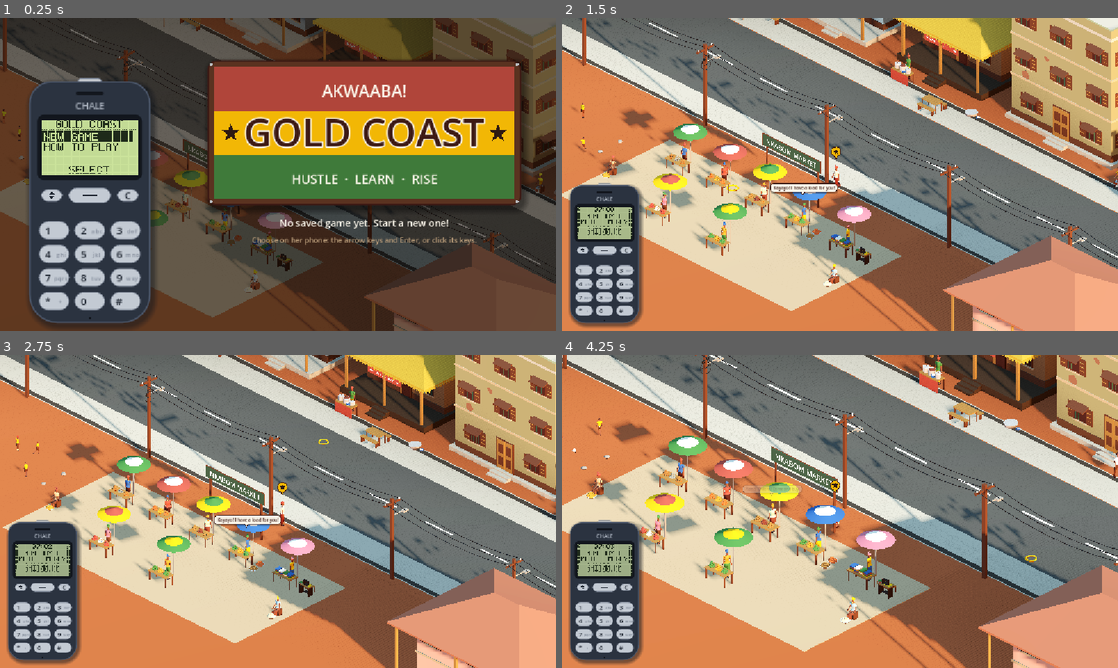
Above: before the commit, frames 1-4 (two rows, left to right).
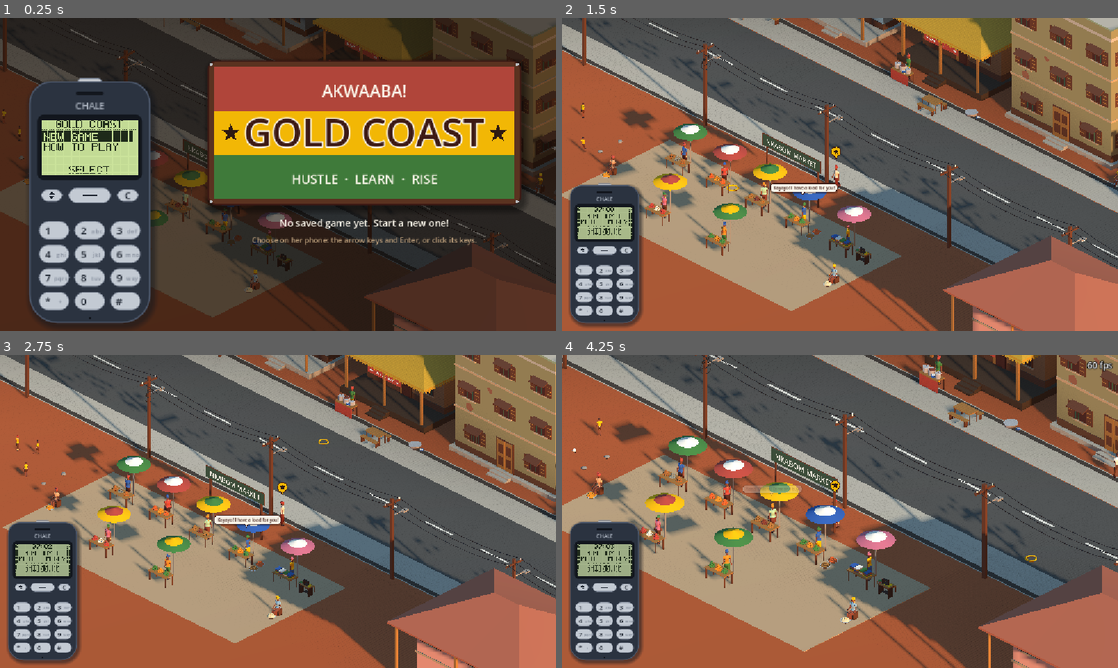
Above: after the commit, the same moments.

Repository: asieduofeijnr/gold_coast
Game: Godot game, scene res://scenes/main/main.tscn
The game is run twice, just before and just after one commit, with the same random seed, the same clock (stepped at 60 frames per second) and the same inputs.
Inputs (mouse positions are in pixels of both pictures, inside the frame that each line leads up to):
- Up to frame 1 (0.25 s): no input
- Up to frame 2 (1.5 s): tap Enter (ui_accept) at 0.5 s; drag from (650, 202) to (895, 105) at 0.52 s; drag from (728, 190) to (812, 237) at 1.27 s
- Up to frame 3 (2.75 s): move the mouse to (333, 442) at 2.02 s; hold D (move_right) from 2.03 s (still down); hold Space (recenter_camera) from 2.03 s (still down); click (333, 442) at 2.17 s
- Up to frame 4 (4.25 s): release D (move_right) at 2.75 s; release Space (recenter_camera) at 2.75 s; drag from (812, 574) to (673, 464) at 2.77 s; move the mouse to (1006, 558) at 3.52 s; hold A (move_left) from 3.53 s (still down); hold Mouse wheel up (zoom_in) from 3.53 s (still down); click (1006, 558) at 3.67 s; tap Enter (ui_accept) at 3.77 s; tap F8 (debug_show_fps, bound only after the commit) at 4.15 s

The runs differ from the first frame. In frame 1, 0.6% of the frame differs, in the area x 1-100%, y 1-100%; in frame 2, 88%; in frame 3, 88%; in frame 4, 88%, in the area x 0-100%, y 0-100%.

Commit message:
Job 16: web build
A "Web" export (without threads, so any web host works, and without the
tests) builds the game into gold-coast/build/web. With the web's
Compatibility renderer the daylight came out washed out, so it gets its own
tone mapping there (the Mac's look is unchanged). Each character is now drawn
in one part instead of one per color, and townspeople only animate while
they're on the screen: with the web renderer, the town went from 30-62 to
87-124 frames a second on the Mac.

Also: F8 shows the frame rate in test builds, a "Web check" build tests saving
across a page reload in a real browser, tests/serve_web.sh builds and serves
the web versions to try them, and the phone's font gained "+".

391 automated checks, all passing.

Diff:
--- a/gold-coast/project.godot
+++ b/gold-coast/project.godot
@@ -14,7 +14,7 @@
 run/main_scene="res://scenes/main/main.tscn"
 config/features=PackedStringArray("4.7", "Forward Plus")
 config/icon="res://icon.svg"
-config/tags=PackedStringArray()
+run/main_scene.web_check="res://tests/web_check.tscn"
 
 [autoload]
 
@@ -113,6 +113,11 @@
 "events": [Object(InputEventKey,"resource_local_to_scene":false,"resource_name":"","device":-1,"window_id":0,"alt_press …(195 unchanged characters)…
 ]
 }
+debug_show_fps={
+"deadzone": 0.2,
+"events": [Object(InputEventKey,"resource_local_to_scene":false,"resource_name":"","device":-1,"window_id":0,"alt_pressed":false,"shift_pressed":false,"ctrl_pressed":false,"meta_pressed":false,"pressed":false,"keycode":0,"physical_keycode":4194339,"key_label":0,"unicode":0,"location":0,"echo":false,"script":null)
+]
+}
 phone_menu={
 "deadzone": 0.2,
 "events": [Object(InputEventKey,"resource_local_to_scene":false,"resource_name":"","device":-1,"window_id":0,"alt_press …(195 unchanged characters)…
@@ -122,11 +127,10 @@
 
 [physics]
 
+3d/physics_engine="Jolt Physics"
 common/physics_interpolation=true
-3d/physics_engine="Jolt Physics"
 
 [rendering]
 
 rendering_device/driver.windows="d3d12"
 anti_aliasing/quality/msaa_3d=2
-renderer/rendering_method="forward_plus"
--- a/gold-coast/scenes/buildings/building.tscn
+++ b/gold-coast/scenes/buildings/building.tscn
@@ -1,6 +1,6 @@
-[gd_scene format=3]
+[gd_scene format=3 uid="uid://lf3be2y2wgf0"]
 
-[ext_resource type="Script" path="res://scenes/buildings/building.gd" id="1_building"]
+[ext_resource type="Script" uid="uid://qoq6u3mgal20" path="res://scenes/buildings/building.gd" id="1_building"]
 
-[node name="Building" type="Node3D"]
+[node name="Building" type="Node3D" unique_id=1656309544]
 script = ExtResource("1_building")
--- a/gold-coast/scenes/people/townsperson.gd
+++ b/gold-coast/scenes/people/townsperson.gd
@@ -77,8 +77,11 @@
 		_animation_player.get_animation(animation_name).loop_mode = Animation.LOOP_LINEAR
 	_animation_player.play("idle")
 	_animation_player.seek(randf() * _animation_player.current_animation_length) # nobody breathes in step
+	_animate_only_on_screen(self, _animation_player)
 	_meshes = _model.find_children("*", "MeshInstance3D")
 	_dress()
+	for body: MeshInstance3D in _meshes:
+		CharacterParts.merge(body) # one part instead of one per color: much quicker to draw
 	var on_head := BoneAttachment3D.new()
 	on_head.bone_name = "Head"
 	(_model.find_child("Skeleton3D") as Skeleton3D).add_child(on_head)
@@ -225,6 +228,19 @@
 		_animation_player.speed_scale = 1.0
 
 
+## Makes `player` (a character's animations) only move while `character` is on
+## the screen. With fifty people in town, animating them all every frame was
+## the game's biggest cost, so people off the screen (or hidden) hold still
+## until the camera can see them again. They keep walking their routes.
+static func _animate_only_on_screen(character: Node3D, player: AnimationPlayer) -> void:
+	var on_screen := VisibleOnScreenNotifier3D.new()
+	on_screen.aabb = AABB(Vector3(-0.6, 0.0, -0.6), Vector3(1.2, 2.3, 1.2))
+	on_screen.screen_entered.connect(func() -> void: player.active = true)
+	on_screen.screen_exited.connect(func() -> void: player.active = false)
+	character.add_child(on_screen, false, Node.INTERNAL_MODE_FRONT)
+	player.active = false # until the camera first sees them
+
+
 func _play(animation: StringName) -> void:
 	if _animation_player.current_animation != animation and _animation_player.has_animation(animation):
 		_animation_player.play(animation, 0.25)
--- a/gold-coast/scenes/people/vendor.gd
+++ b/gold-coast/scenes/people/vendor.gd
@@ -44,10 +44,13 @@
 func _ready() -> void:
 	_rest_angle = rotation.y
 	_dress()
+	for body: MeshInstance3D in _character.find_children("*", "MeshInstance3D"):
+		CharacterParts.merge(body) # one part instead of one per color: much quicker to draw
 	var animation := pose if _animation_player.has_animation(pose) else &"idle"
 	_animation_player.get_animation(animation).loop_mode = Animation.LOOP_LINEAR
 	_animation_player.play(animation)
 	_animation_player.seek(randf() * _animation_player.current_animation_length) # don't breathe in time with the player
+	Townsperson._animate_only_on_screen(self, _animation_player)
 	var layer := CanvasLayer.new()
 	layer.process_mode = Node.PROCESS_MODE_ALWAYS # so she can talk while a menu has the game paused
 	add_child(layer, false, Node.INTERNAL_MODE_FRONT)
--- a/gold-coast/scenes/player/player_model.gd
+++ b/gold-coast/scenes/player/player_model.gd
@@ -88,6 +88,8 @@
 		animation_player.get_animation(animation_name).loop_mode = Animation.LOOP_LINEAR
 	animation_player.play("idle")
 	_meshes = _character.find_children("*", "MeshInstance3D")
+	for body: MeshInstance3D in _meshes:
+		CharacterParts.merge(body) # one part instead of one per color: much quicker to draw
 	_zzz = Shapes.name_label("Z z z")
 	_zzz.position = Vector3(0.0, 0.9, 0.9)
 	_zzz.visible = false
--- a/gold-coast/scenes/ui/hud.gd
+++ b/gold-coast/scenes/ui/hud.gd
@@ -20,6 +20,7 @@
 const SLEEP_SHADE := 0.55
 
 var _shade_tween: Tween
+var _fps_label: Label
 
 @onready var phone: Phone = $Phone
 @onready var _sleep_shade: ColorRect = $SleepShade
@@ -156,9 +157,39 @@
 		phone.screen_title = "MOBILE MONEY"
 
 
+## Whether the frame rate is showing (F8, in builds made for testing).
+func is_showing_fps() -> bool:
+	return _fps_label != null and _fps_label.visible
+
+
+func _process(_delta: float) -> void:
+	if _fps_label != null and _fps_label.visible:
+		_fps_label.text = "%d fps" % Engine.get_frames_per_second()
+
+
+# Shows or hides the frame rate in the top right corner.
+func _toggle_fps() -> void:
+	if _fps_label == null:
+		_fps_label = Label.new()
+		_fps_label.anchor_left = 1.0
+		_fps_label.anchor_right = 1.0
+		_fps_label.offset_left = -96.0
+		_fps_label.offset_top = 8.0
+		_fps_label.offset_right = -12.0
+		_fps_label.horizontal_alignment = HORIZONTAL_ALIGNMENT_RIGHT
+		_fps_label.add_theme_font_size_override("font_size", 18)
+		_fps_label.add_theme_color_override("font_outline_color", Color.BLACK)
+		_fps_label.add_theme_constant_override("outline_size", 6)
+		_fps_label.mouse_filter = Control.MOUSE_FILTER_IGNORE
+		_fps_label.visible = false
+		add_child(_fps_label)
+	_fps_label.visible = not _fps_label.visible
+
+
 # Debug keys, only in builds made for testing: F2 adds money, F3 spends it,
-# F4 skips ahead an hour, F5 turns fast time on or off, F6 fills her needs, and
-# F7 starts a new game straight away (deleting the saved one).
+# F4 skips ahead an hour, F5 turns fast time on or off, F6 fills her needs,
+# F7 starts a new game straight away (deleting the saved one), and F8 shows the
+# frame rate (frames drawn each second: for checking the game runs smoothly).
 func _unhandled_input(event: InputEvent) -> void:
 	if not OS.is_debug_build():
 		return
@@ -172,6 +203,8 @@
 		GameState.time_speed = 1.0 if GameState.time_speed > 1.0 else FAST_TIME_SPEED
 	elif event.is_action_pressed("debug_fill_needs"):
 		GameState.set_needs(GameState.FULL, GameState.FULL)
+	elif event.is_action_pressed("debug_show_fps"):
+		_toggle_fps()
 	elif event.is_action_pressed("debug_new_game"):
 		GameState.delete_save()
 		GameState.reset()
--- a/gold-coast/scenes/ui/phone.gd
+++ b/gold-coast/scenes/ui/phone.gd
@@ -76,6 +76,7 @@
 	".": "..... ..... ..... ..... ..... .##.. .##..",
 	",": "..... ..... ..... ..... .##.. ..#.. .#...",
 	"-": "..... ..... ..... ##### ..... ..... .....",
+	"+": "..... ..#.. ..#.. ##### ..#.. ..#.. .....",
 	":": "..... .##.. .##.. ..... .##.. .##.. .....",
 	"!": "..#.. ..#.. ..#.. ..#.. ..#.. ..... ..#..",
 	"?": ".###. #...# ....# ...#. ..#.. ..... ..#..",
--- a/gold-coast/scenes/world/lighting.gd
+++ b/gold-coast/scenes/world/lighting.gd
@@ -8,6 +8,11 @@
 ##
 ## In the editor, drag "Time Of Day" to preview any time. In the game, the
 ## lighting follows GameState's clock.
+##
+## Web browsers draw the game with Godot's Compatibility renderer, which has no
+## ambient occlusion and handles bright light differently: with the same
+## settings, daylight looks washed out. So with that renderer, the light is
+## mapped to the screen a little differently (COMPATIBILITY_LOOK).
 
 const SUNRISE := 6.0 * 60.0
 const SUNSET := 18.5 * 60.0
@@ -15,6 +20,16 @@
 const HIGHEST_SUN := 65.0
 const MOON_STRENGTH := 0.45
 const MOON_ROTATION := Vector3(-55.0, 150.0, 0.0)
+## With the Compatibility renderer (the web's), these environment settings make
+## it look like the desktop game. They were picked by comparing pictures of the
+## same five views (day, evening, and night) with both renderers.
+const COMPATIBILITY_LOOK := {
+	"tonemap_mode": Environment.TONE_MAPPER_LINEAR,
+	"tonemap_exposure": 0.94,
+	"adjustment_enabled": true,
+	"adjustment_contrast": 0.86,
+	"adjustment_saturation": 1.15,
+}
 
 # How the light looks through the day. Each moment is [time in minutes, sun
 # color, sun strength, sky overhead, sky at the horizon, ground past the map's
@@ -49,7 +64,18 @@
 func _ready() -> void:
 	_moon.rotation_degrees = MOON_ROTATION
 	_moon.light_color = Palette.color(Palette.ColorName.MOON_LIGHT)
+	if not Engine.is_editor_hint() and RenderingServer.get_current_rendering_method() == "gl_compatibility":
+		_world_environment.environment = compatibility_environment(_world_environment.environment)
 	_apply()
+
+
+## A copy of `environment` with COMPATIBILITY_LOOK's settings, for the
+## Compatibility renderer. (The original stays as it is.)
+static func compatibility_environment(environment: Environment) -> Environment:
+	var adjusted := environment.duplicate() as Environment
+	for setting: String in COMPATIBILITY_LOOK:
+		adjusted.set(setting, COMPATIBILITY_LOOK[setting])
+	return adjusted
 
 
 func _process(_delta: float) -> void:
--- /dev/null
+++ b/gold-coast/scripts/character_parts.gd
@@ -0,0 +1,75 @@
+class_name CharacterParts
+## Draws a 3D character in as few parts as it can. The character models have one
+## part per color (skin, top, skirt, trim, duku...), and the Compatibility
+## renderer (the one web browsers use) has to bend every part of every character
+## every frame, so fifty people in town made it slow. Merging the plain parts
+## into one, keeping each part's color as the mesh's vertex colors, nearly
+## doubled the frame rate. Shiny parts (gold jewelry) stay as they are, except
+## with the Compatibility renderer, where they're merged too (still gold, but no
+## longer shiny: they're tiny, and it's quicker still).
+
+
+## Merges `body`'s plain parts into one. Call it once the character is dressed:
+## the colors it keeps are the ones showing (override materials included).
+static func merge(body: MeshInstance3D) -> void:
+	var mesh := body.mesh
+	if mesh == null:
+		return
+	var plain: Array[int] = []
+	var shiny: Array[int] = []
+	var merge_shiny := RenderingServer.get_current_rendering_method() == "gl_compatibility"
+	for i in mesh.get_surface_count():
+		var material := _material(body, i)
+		if material != null and (material.metallic < 0.01 or merge_shiny):
+			plain.append(i)
+		else:
+			shiny.append(i)
+	if plain.size() < 2:
+		return
+	var tool := SurfaceTool.new()
+	var colors := PackedColorArray()
+	for i in plain:
+		tool.append_from(mesh, i, Transform3D.IDENTITY)
+		var part := PackedColorArray()
+		part.resize(mesh.surface_get_array_len(i))
+		part.fill(_material(body, i).albedo_color)
+		colors.append_array(part)
+	var arrays := tool.commit_to_arrays()
+	if (arrays[Mesh.ARRAY_VERTEX] as PackedVector3Array).size() != colors.size():
+		return # the parts didn't line up as expected, so leave it as it was
+	arrays[Mesh.ARRAY_COLOR] = colors
+	var merged := ArrayMesh.new()
+	merged.add_surface_from_arrays(Mesh.PRIMITIVE_TRIANGLES, arrays, [], {}, _flags(mesh, plain[0]))
+	merged.surface_set_material(0, _vertex_color_material())
+	for i in shiny:
+		merged.add_surface_from_arrays(Mesh.PRIMITIVE_TRIANGLES, mesh.surface_get_arrays(i), [], {}, _flags(mesh, i))
+		merged.surface_set_material(merged.get_surface_count() - 1, _material(body, i))
+	for i in body.get_surface_override_material_count():
+		body.set_surface_override_material(i, null)
+	body.mesh = merged
+
+
+# The material a part shows: the character's own (an override) if it has one.
+static func _material(body: MeshInstance3D, surface: int) -> StandardMaterial3D:
+	var material := body.get_surface_override_material(surface)
+	if material == null:
+		material = body.mesh.surface_get_material(surface)
+	return material as StandardMaterial3D
+
+
+# Keeps how many bones can move each point of the mesh.
+static func _flags(mesh: Mesh, surface: int) -> int:
+	return mesh.surface_get_format(surface) & Mesh.ARRAY_FLAG_USE_8_BONE_WEIGHTS
+
+
+# One material for every merged character, showing the vertex colors. It's kept
+# on the scene tree rather than in a static variable (see Palette.material()).
+static func _vertex_color_material() -> StandardMaterial3D:
+	var tree := Engine.get_main_loop()
+	if not tree.has_meta(&"character_material"):
+		var material := StandardMaterial3D.new()
+		material.vertex_color_use_as_albedo = true
+		material.vertex_color_is_srgb = true # the colors are written like albedo colors
+		material.roughness = 0.85 # the same as the models' cloth and skin
+		tree.set_meta(&"character_material", material)
+	return tree.get_meta(&"character_material")
--- a/gold-coast/tests/test_save.gd
+++ b/gold-coast/tests/test_save.gd
@@ -107,6 +107,7 @@
 	var text := phone.shown_sms()
 	check(GameState.has_save() and text == PackedStringArray(["GAME SAVED", "DAY 1", "IN +GH₵20.00", "OUT -GH₵5.00"]),
 			"going to bed at home saves the game, and the phone sums up the day: %s" % " / ".join(text))
+	check(phone.can_show("".join(text)), "  ...and its screen can draw every character (the + too)")
 
 	GameState.set_needs(80.0, 100.0) # rested: she wakes up
 	await wait_until(func() -> bool: return (main.get_node("Player") as Player).is_free(), 4.0)
--- /dev/null
+++ b/gold-coast/tests/test_web_ready.gd
@@ -0,0 +1,116 @@
+extends TestCase
+## Checks the web build's setup, and what makes the game look right and run fast
+## in a browser:
+## - each character is drawn in one or two parts instead of one per color
+##   (with its own colors kept, and still bending with its skeleton)
+## - characters only animate while they're on the screen
+## - the Compatibility renderer's look, and the desktop look left alone
+## - the Web export presets (no threads, the tests left out) and the web check
+## - F8 shows the frame rate (in builds made for testing)
+
+const MAIN_SCENE := preload("res://scenes/main/main.tscn")
+
+
+func run_tests() -> void:
+	GameState.reset()
+	GameState.time_speed = 0.0
+	GameState.town_life = true
+	var main := MAIN_SCENE.instantiate()
+	add_child(main)
+	await wait_physics_frames(10)
+	_check_parts(main)
+	_check_on_screen_animation(main)
+	_check_look(main)
+	_check_presets()
+	await _check_fps(main)
+	main.queue_free()
+	await get_tree().process_frame
+	GameState.town_life = false
+	GameState.reset()
+
+
+func _check_parts(main: Node) -> void:
+	var bodies: Array[MeshInstance3D] = []
+	for mesh_instance: MeshInstance3D in main.find_children("*", "MeshInstance3D", true, false):
+		if mesh_instance.skin != null:
+			bodies.append(mesh_instance)
+	var parts := 0
+	var most := 0
+	var bending := true
+	for body in bodies:
+		parts += body.mesh.get_surface_count()
+		most = maxi(most, body.mesh.get_surface_count())
+		var bones: Variant = body.mesh.surface_get_arrays(0)[Mesh.ARRAY_BONES]
+		bending = bending and bones != null and not (bones as PackedInt32Array).is_empty()
+	check(bodies.size() > 30 and most <= 2 and bending,
+			"%d characters are drawn in %d parts in all (at most %d each, from up to 7), and still bend with their skeletons"
+			% [bodies.size(), parts, most])
+	var trader := main.get_node("Market/Trader") as Vendor
+	var trader_body := trader.find_children("*", "MeshInstance3D")[0] as MeshInstance3D
+	var colors: Variant = trader_body.mesh.surface_get_arrays(0)[Mesh.ARRAY_COLOR] # null if it has none
+	var top := Palette.color(trader.top_color)
+	var wearing := false
+	for color: Color in (colors if colors is PackedColorArray else PackedColorArray()):
+		if color.is_equal_approx(top):
+			wearing = true
+			break
+	check(wearing and trader_body.mesh.surface_get_material(0).vertex_color_use_as_albedo,
+			"  ...each in their own colors (Madam Serwaa's top is still hers)")
+
+
+func _check_on_screen_animation(main: Node) -> void:
+	var person: Townsperson = (main.get_node("TownLife") as TownLife).people[0]
+	var player := person.find_children("*", "AnimationPlayer", true, false)[0] as AnimationPlayer
+	var notifier: VisibleOnScreenNotifier3D = null
+	for child in person.get_children(true):
+		if child is VisibleOnScreenNotifier3D:
+			notifier = child
+	var still := false
+	if notifier != null:
+		player.active = true # as if the camera could see them
+		notifier.screen_exited.emit()
+		still = not player.active
+		notifier.screen_entered.emit()
+	check(notifier != null and still and player.active,
+			"townspeople only animate while the camera can see them (off the screen, they hold still)")
+
+
+func _check_look(main: Node) -> void:
+	var lighting := main.get_node("Lighting") as Lighting
+	var desktop := (lighting.get_node("WorldEnvironment") as WorldEnvironment).environment
+	var web := Lighting.compatibility_environment(desktop)
+	check(web.tonemap_mode == Environment.TONE_MAPPER_LINEAR and is_equal_approx(web.tonemap_exposure, 0.94)
+			and web.adjustment_enabled and is_equal_approx(web.adjustment_contrast, 0.86)
+			and is_equal_approx(web.adjustment_saturation, 1.15),
+			"with the web's renderer, daylight isn't washed out: a linear tone map, a little darker, less contrast, more color")
+	check(desktop.tonemap_mode == Environment.TONE_MAPPER_FILMIC and not desktop.adjustment_enabled,
+			"  ...and the desktop game's own look is left as it is")
+
+
+func _check_presets() -> void:
+	var presets := ConfigFile.new()
+	var found := presets.load("res://export_presets.cfg") == OK
+	var web := ""
+	var check_build := ""
+	for section in presets.get_sections():
+		if presets.get_value(section, "name", "") == "Web":
+			web = section
+		elif presets.get_value(section, "name", "") == "Web check":
+			check_build = section
+	check(found and web != "" and presets.get_value(web, "platform", "") == "Web"
+			and presets.get_value(web, "export_path", "") == "build/web/index.html"
+			and presets.get_value(web, "exclude_filter", "") == "tests/*"
+			and presets.get_value(web + ".options", "variant/thread_support", true) == false,
+			"the Web export builds into build/web, without threads (so any web host works), and leaves the tests out")
+	check(check_build != "" and presets.get_value(check_build, "custom_features", "") == "web_check"
+			and ProjectSettings.get_setting("application/run/main_scene.web_check", "") == "res://tests/web_check.tscn",
+			"  ...and the Web check build starts with the web check instead of the game")
+
+
+func _check_fps(main: Node) -> void:
+	var hud := main.get_node("HUD")
+	await press_action("debug_show_fps")
+	await wait_physics_frames(2)
+	var showing: bool = hud.is_showing_fps()
+	await press_action("debug_show_fps")
+	check(showing and not hud.is_showing_fps(), "F8 shows the frame rate, and hides it again")
--- /dev/null
+++ b/gold-coast/tests/web_check.gd
@@ -0,0 +1,94 @@
+extends Node
+## A check of the web build, in a real web browser. The "Web check" export
+## preset makes a build that starts here instead of with the title screen. It:
+## 1. checks it's in a browser, drawing with the Compatibility renderer (WebGL 2),
+##    with storage that lasts between visits
+## 2. starts the town and measures the frame rate for a few seconds
+## 3. saves the game, waits a moment, and reloads the page
+## 4. after the reload, checks the saved game is still there
+## Each check, then WEB CHECK PASS (or FAIL), goes to the browser's console, and
+## the result goes into the page's title. They show on the page too, for a
+## person trying it in a browser (it takes about 15 seconds).
+
+const STEP_FILE := "user://web_check_step.json"
+const SAVE_FILE := "user://web_check_save.json"
+const MONEY := 4321
+
+var _failures := 0
+var _report: Label
+
+
+func _ready() -> void:
+	_make_report()
+	GameState.save_path = SAVE_FILE
+	if FileAccess.file_exists(STEP_FILE):
+		_after_reload()
+	else:
+		await _first_visit()
+
+
+func _first_visit() -> void:
+	_check(OS.has_feature("web"), "it's running in a web browser")
+	_check(RenderingServer.get_current_rendering_method() == "gl_compatibility",
+			"it draws with the Compatibility renderer (WebGL 2)")
+	_check(OS.is_userfs_persistent(), "the browser keeps the game's files (its saves) between visits")
+	GameState.reset()
+	var main: Node = load("res://scenes/main/main.tscn").instantiate()
+	add_child(main)
+	await get_tree().create_timer(4.0).timeout # the town gets going
+	var frames := Engine.get_frames_drawn()
+	var started := Time.get_ticks_msec()
+	await get_tree().create_timer(5.0).timeout
+	var fps := (Engine.get_frames_drawn() - frames) / ((Time.get_ticks_msec() - started) / 1000.0)
+	_note("about %.0f frames a second" % fps)
+	GameState.money = MONEY
+	_check(GameState.save_game(), "the game saves")
+	# What the page shows so far, to show again after the reload.
+	var step := FileAccess.open(STEP_FILE, FileAccess.WRITE)
+	step.store_string(JSON.stringify({"failures": _failures, "report": _report.text}))
+	step.close()
+	_report.text += "Reloading the page...\n"
+	await get_tree().create_timer(2.0).timeout # time for the browser to store the files
+	JavaScriptBridge.eval("location.reload()")
+
+
+func _after_reload() -> void:
+	var step: Dictionary = JSON.parse_string(FileAccess.get_file_as_string(STEP_FILE))
+	DirAccess.remove_absolute(STEP_FILE)
+	_failures = int(step.failures)
+	_report.text = step.report
+	_check(GameState.load_game() and GameState.money == MONEY, "after reloading the page, the saved game is still there")
+	GameState.delete_save()
+	var result := "WEB CHECK PASS" if _failures == 0 else "WEB CHECK FAIL (%d)" % _failures
+	print(result)
+	_report.text += "\n" + result
+	_report.add_theme_color_override("font_color", Color.PALE_GREEN if _failures == 0 else Color.SALMON)
+	JavaScriptBridge.eval("document.title = '%s'" % result)
+
+
+func _check(passed: bool, what: String) -> void:
+	_note("%s  %s" % ["PASS" if passed else "FAIL", what])
+	if not passed:
+		_failures += 1
+
+
+# A line for the console and the page.
+func _note(line: String) -> void:
+	print("WEB CHECK: " + line)
+	_report.text += line + "\n"
+
+
+# The checks on the page: white writing on a dark panel, over the game.
+func _make_report() -> void:
+	var layer := CanvasLayer.new()
+	layer.layer = 100 # above the game's own screens (its HUD is on layer 2)
+	add_child(layer)
+	_report = Label.new()
+	_report.position = Vector2(16, 16)
+	_report.add_theme_font_size_override("font_size", 18)
+	var panel := StyleBoxFlat.new()
+	panel.bg_color = Color(0.0, 0.0, 0.0, 0.75)
+	panel.set_content_margin_all(12.0)
+	_report.add_theme_stylebox_override("normal", panel)
+	_report.text = "The web check (about 15 seconds)\n\n"
+	layer.add_child(_report)
--- /dev/null
+++ b/gold-coast/tests/web_check.tscn
@@ -0,0 +1,6 @@
+[gd_scene format=3]
+
+[ext_resource type="Script" path="res://tests/web_check.gd" id="1_web_check"]
+
+[node name="WebCheck" type="Node"]
+script = ExtResource("1_web_check")
Not shown, added: gold-coast/build/.gdignore
Not shown, added: gold-coast/export_presets.cfg
Not shown, added: gold-coast/scripts/character_parts.gd.uid
Not shown, added: gold-coast/tests/test_web_ready.gd.uid
Not shown, added: gold-coast/tests/web_check.gd.uid
Not shown, changed: PROMPT.md
Not shown, changed: docs/learning-notes.md
Not shown, added: gold-coast/tests/serve_web.sh
Not shown, added: gold-coast/tests/web_check.sh
